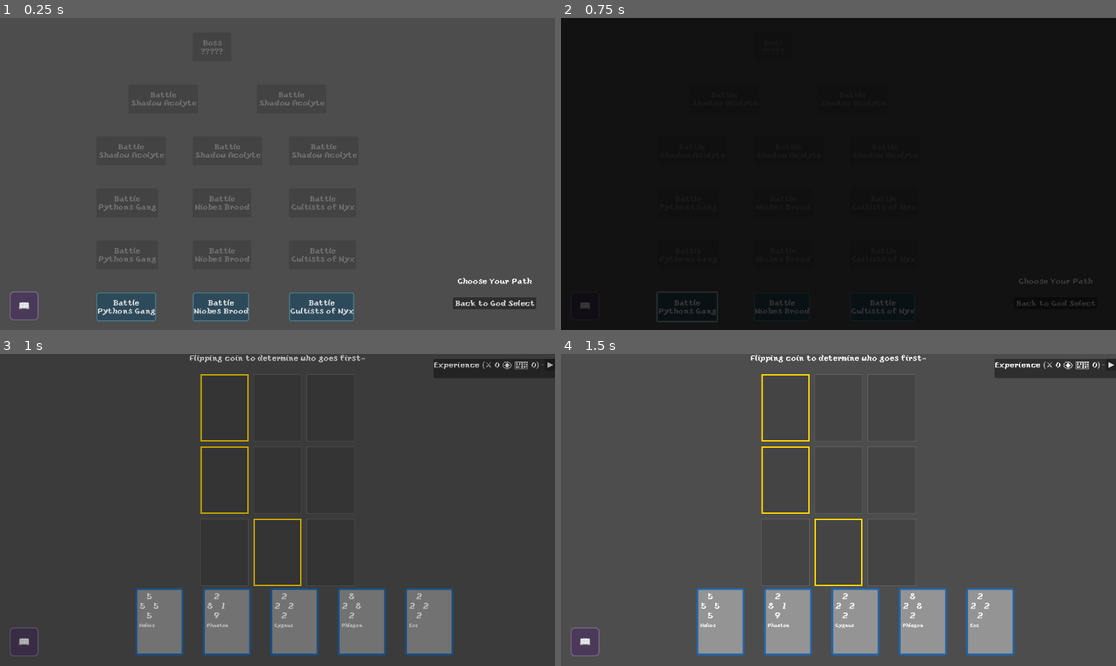
Above: before the commit, frames 1-4 (two rows, left to right).
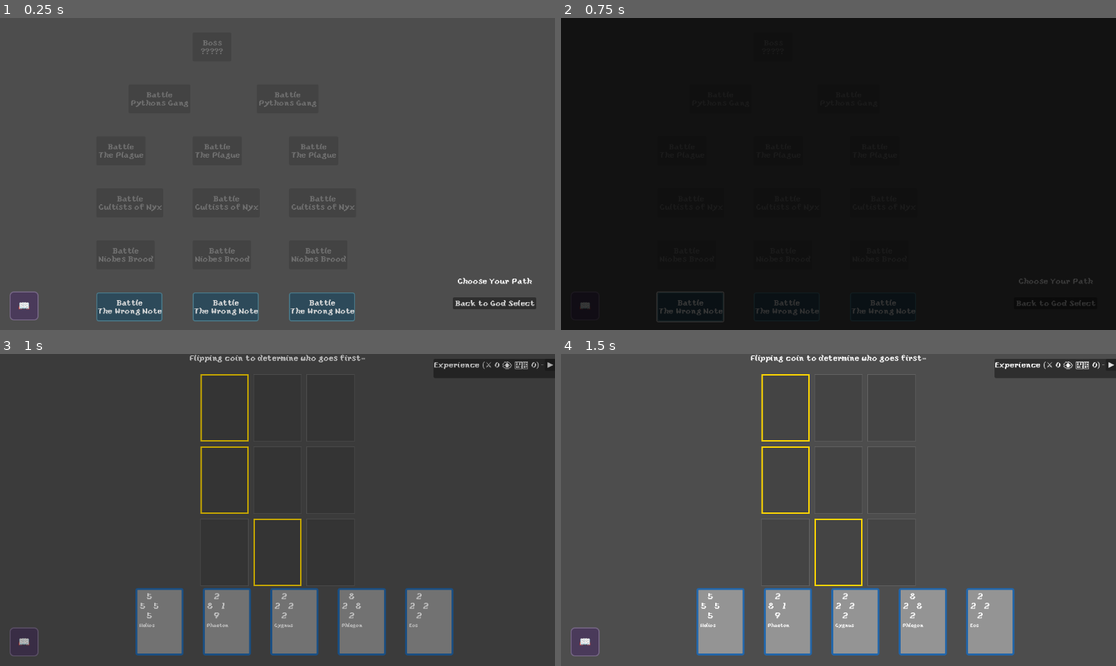
Above: after the commit, the same moments.

Repository: leslieharding/Mnemosyne
Game: Godot game, scene res://Scenes/RunMap.tscn
The game is run twice, just before and just after one commit, with the same random seed, the same clock (stepped at 60 frames per second) and the same inputs. This scene is started directly instead of the project's main scene.
Inputs (mouse positions are in pixels of both pictures, inside the frame that each line leads up to):
- Up to frame 1 (0.25 s): no input
- Up to frame 2 (0.75 s): click (688, 308) at 0.5 s, where only the run before the commit has a clickable "Battle Pythons Gang"
- Up to frame 3 (1 s): no input
- Up to frame 4 (1.5 s): tap Enter (ui_accept) at 1.25 s; move the mouse to (960, 494) at 1.27 s; hold Right (ui_right) from 1.28 s (still down); click (960, 494) at 1.42 s

The runs differ from the first frame. In frame 1, 1.8% of the frame differs, in the area x 17-65%, y 23-98%; in frame 2, 0.3%; in frame 3, nothing differs; in frame 4, nothing differs.

Commit message:
Update map_generator.gd

Diff:
--- a/Scripts/map_generator.gd
+++ b/Scripts/map_generator.gd
@@ -15,12 +15,16 @@
 	map_data.total_layers = LAYER_COUNT
 	map_data.layer_node_counts = NODES_PER_LAYER
 
+	# PRE-ASSIGN ENEMIES TO TIERS
+	var tier_enemy_assignments = assign_enemies_to_tiers()
+	print("Tier enemy assignments: ", tier_enemy_assignments)
+
 	# Generate nodes for each layer
 	var node_id_counter = 0
 	var nodes_by_layer: Array = []
 
 	for layer in range(LAYER_COUNT):
-		var layer_nodes = generate_layer_nodes(layer, node_id_counter)
+		var layer_nodes = generate_layer_nodes(layer, node_id_counter, tier_enemy_assignments)
 		nodes_by_layer.append(layer_nodes)
 
 		# Add nodes to the main array
@@ -37,8 +41,42 @@
 
 	return map_data
 
+# Pre-assign enemies to tiers to ensure each enemy is used exactly once
+static func assign_enemies_to_tiers() -> Dictionary:
+	var enemies_collection: EnemiesCollection = load("res://Resources/Collections/Enemies.tres")
+	if not enemies_collection:
+		print("ERROR: Could not load enemies collection")
+		return {}
+
+	var all_enemies = enemies_collection.get_enemy_names()
+
+	# Get the first 5 enemies for Apollo runs
+	var apollo_enemies = []
+	for i in range(min(5, all_enemies.size())):
+		apollo_enemies.append(all_enemies[i])
+
+	print("Apollo enemies available: ", apollo_enemies)
+
+	# Shuffle the enemies randomly
+	apollo_enemies.shuffle()
+
+	# Assign one enemy to each tier (0-4)
+	var tier_assignments = {}
+	for tier in range(5):
+		if tier < apollo_enemies.size():
+			tier_assignments[tier] = apollo_enemies[tier]
+			print("Tier ", tier, " assigned enemy: ", apollo_enemies[tier])
+		else:
+			# Fallback if we somehow don't have enough enemies
+			tier_assignments[tier] = "Shadow Acolyte"
+			print("Tier ", tier, " fallback to Shadow Acolyte")
+
+	return tier_assignments
+
+
+
 # Generate nodes for a specific layer
-static func generate_layer_nodes(layer: int, starting_id: int) -> Array[MapNode]:
+static func generate_layer_nodes(layer: int, starting_id: int, tier_enemy_assignments: Dictionary) -> Array[MapNode]:
 	var layer_nodes: Array[MapNode] = []
 	var node_count = NODES_PER_LAYER[layer]
 
@@ -62,8 +100,8 @@
 		# Create the node
 		var node = MapNode.new(starting_id + i, node_type, position)
 
-		# Assign enemy to this node
-		assign_enemy_to_node(node, layer, i)
+		# Assign enemy to this node using the pre-assigned tier enemies
+		assign_enemy_to_node_with_tier_assignments(node, layer, tier_enemy_assignments)
 
 		layer_nodes.append(node)
 
@@ -77,7 +115,7 @@
 	else:
 		return MapNode.NodeType.BATTLE
 
-static func assign_enemy_to_node(node: MapNode, layer: int, index_in_layer: int):
+static func assign_enemy_to_node_with_tier_assignments(node: MapNode, layer: int, tier_assignments: Dictionary):
 	var enemies_collection: EnemiesCollection = load("res://Resources/Collections/Enemies.tres")
 	if not enemies_collection:
 		# Fallback if enemies collection not found
@@ -85,44 +123,44 @@
 		node.enemy_difficulty = 0
 		return
 
-	var enemy_names = enemies_collection.get_enemy_names()
-
-	# Assign enemy based on node type first, then layer
+	# Assign enemy based on node type
 	if node.node_type == MapNode.NodeType.BOSS:
 		# Always assign the boss to boss nodes
 		node.enemy_name = "?????"
 		node.enemy_difficulty = 2  # Master difficulty for boss
 		print("Assigned boss: ????? to boss node")
 	else:
-		# Regular enemy assignment based on layer
+		# Get the pre-assigned enemy for this tier
+		var assigned_enemy = tier_assignments.get(layer, "Shadow Acolyte")
+
+		# Determine difficulty based on tier
+		var difficulty: int
 		match layer:
-			0:  # Starting layer - easy enemies
-				# Use the first few enemies, excluding the boss
-				var regular_enemies = []
-				for enemy_name in enemy_names:
-					if enemy_name != "?????":
-						regular_enemies.append(enemy_name)
-
-				if regular_enemies.size() > 0:
-					node.enemy_name = regular_enemies[index_in_layer % regular_enemies.size()]
+			0, 1, 2:  # First 3 tiers - difficulty 1 (Adept)
+				difficulty = 1
+			3:        # 4th tier - difficulty 2 (Master)
+				difficulty = 2
+			_:        # 5th tier and beyond - difficulty 3 (or 2 if 3 doesn't exist)
+				difficulty = 3
+				# Verify difficulty 3 exists for this enemy
+				var enemy_collection = enemies_collection.get_enemy(assigned_enemy)
+				if enemy_collection:
+					var available_difficulties = enemy_collection.get_available_difficulties()
+					if not 3 in available_difficulties:
+						difficulty = 2  # Fall back to difficulty 2
 				else:
-					node.enemy_name = "Shadow Acolyte"  # Fallback
-				node.enemy_difficulty = 0
-			1, 2:  # Middle layers - medium enemies
-				var regular_enemies = []
-				for enemy_name in enemy_names:
-					if enemy_name != "?????":
-						regular_enemies.append(enemy_name)
-
-				if regular_enemies.size() > 0:
-					node.enemy_name = regular_enemies[index_in_layer % regular_enemies.size()]
-				else:
-					node.enemy_name = "Shadow Acolyte"  # Fallback
-				node.enemy_difficulty = 1
-			_:
-				# Fallback for any other layers
-				node.enemy_name = "Shadow Acolyte"
-				node.enemy_difficulty = 0
+					difficulty = 2  # Fallback
+
+		node.enemy_name = assigned_enemy
+		node.enemy_difficulty = difficulty
+
+		print("Assigned enemy: ", assigned_enemy, " (difficulty ", difficulty, ") to layer ", layer, " node")
+
+		# Verify the assignment worked
+		var enemy_deck = enemies_collection.get_enemy_deck(assigned_enemy, difficulty)
+		if enemy_deck.is_empty():
+			print("WARNING: No deck found for ", assigned_enemy, " at difficulty ", difficulty, " - falling back to difficulty 1")
+			node.enemy_difficulty = 1
 
 # Connect nodes between layers - REVERSE the connection direction
 static func connect_layers(nodes_by_layer: Array, map_data: MapData):
